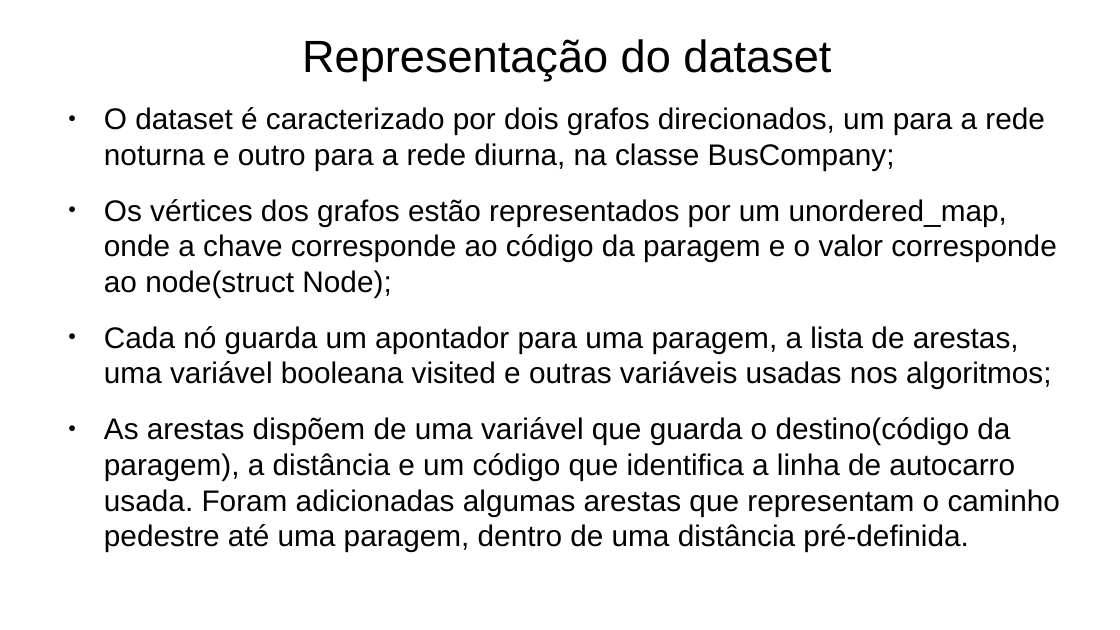
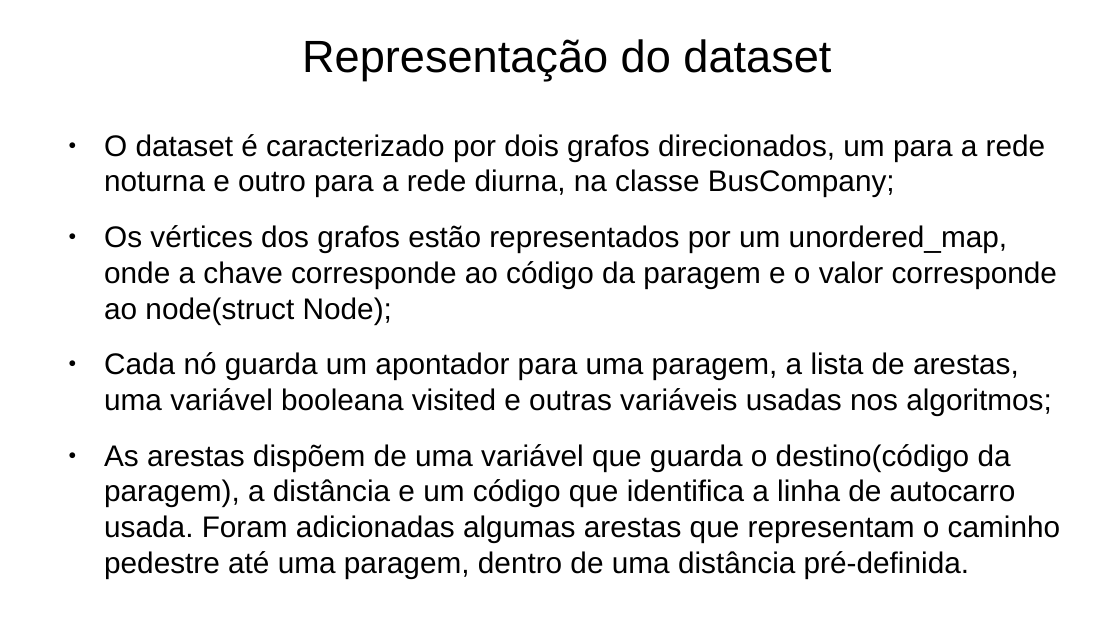
Before and after one commit to Naapperas/feup-aed-proj2, a slide deck: slide 4 of Apresentação.pptx. Drawn at 1120x630 pixels with LibreOffice and Linux fonts; fonts in the diff are those of the drawing. Boxes give left, top, right and bottom in pixels: in the first picture for what was removed or moved away, otherwise in the second. Text is boxed around its words. In the diff, an @@ line names an element or a change of style, - is before the commit and + after.

```diff
--- a/Apresentação.pptx
+++ b/Apresentação.pptx
@@ text "O dataset é caracterizado por ..." moved from (x1=104, y1=107, x2=1060, y2=552) to (x1=104, y1=134, x2=1060, y2=578) @@
```
Also in this commit, not shown: 12 other slides changed, 1 slide added, 1 other file.
